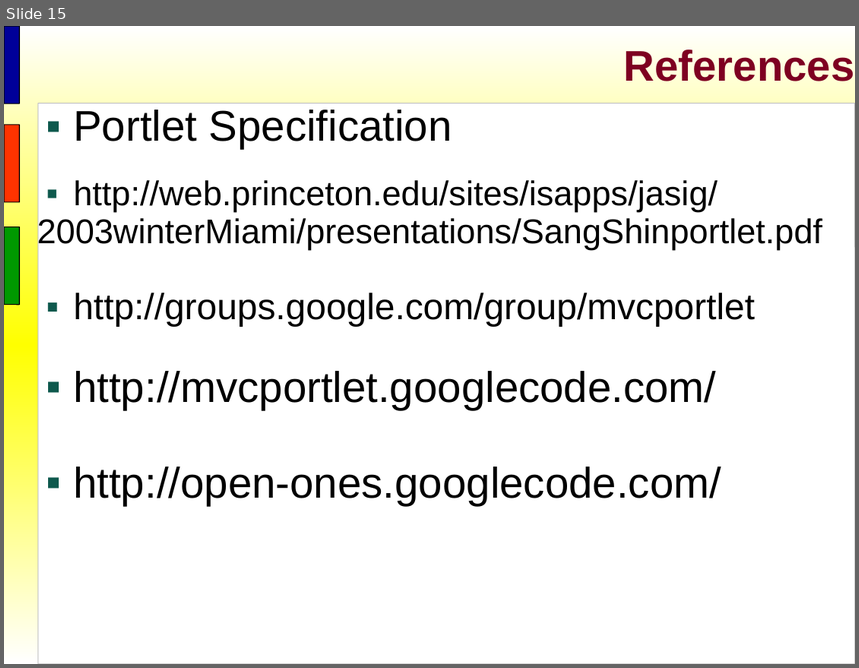
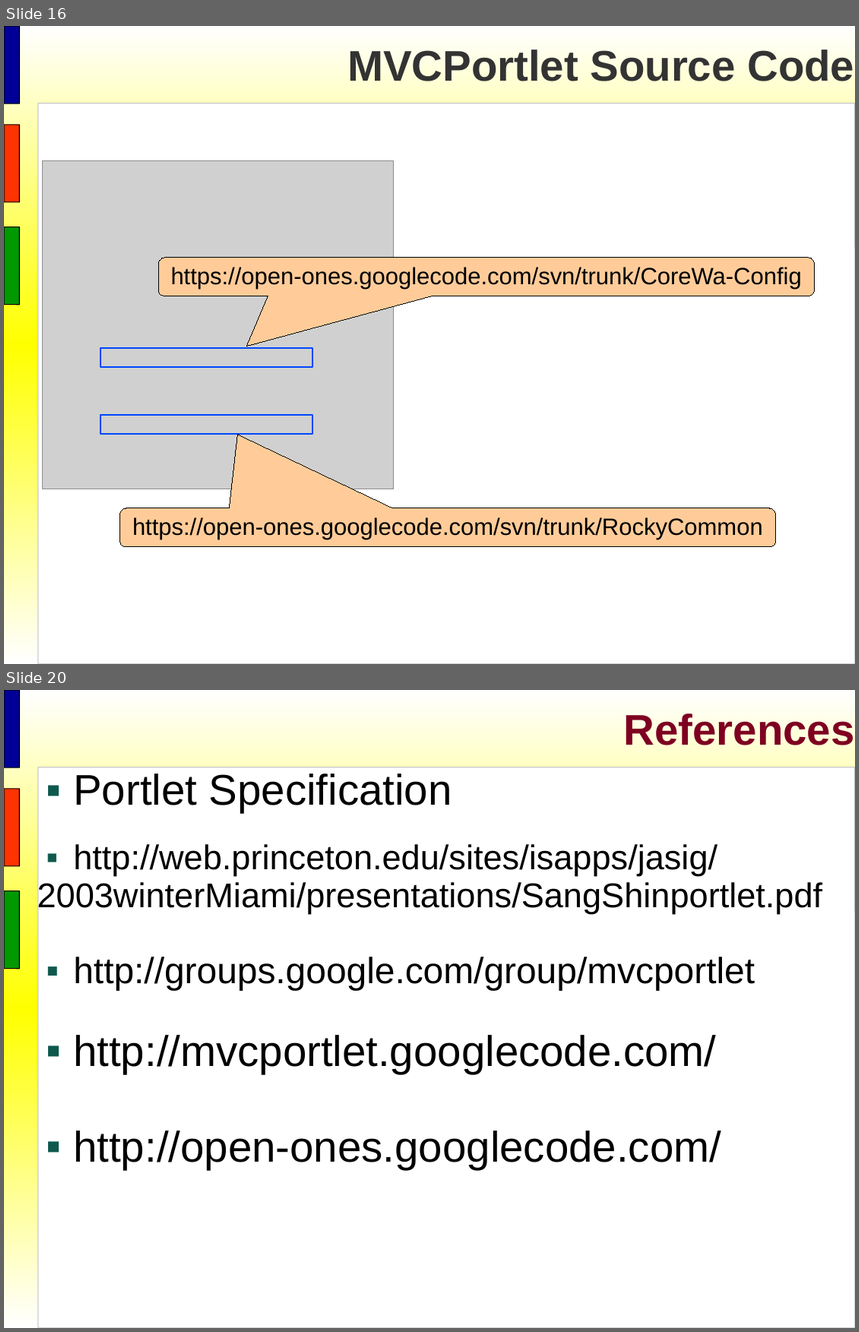
Before and after one commit to shindo59/open-ones, a slide deck: trunk/Training Material/MVC in Portlet/OOG_MVC in Portlet.odp. Shown one above the other, each under a label of ours: slide 15 before the commit, slides 16 and 20 after it; the slides between them are not shown. The pictures are 859x668 and 859x1332 pixels, drawn with LibreOffice and Linux fonts; fonts in the diff are those of the drawing; grey boxes stand for pictures; background and template pictures are left out. Boxes give left, top, right and bottom in pixels: in the first picture for what was removed or moved away, otherwise in the second. Text is boxed around its words. In the diff, an @@ line names an element or a change of style, - is before the commit and + after.

Commit message:
Add slides for source code introduction

```diff
--- a/trunk/Training Material/MVC in Portlet/OOG_MVC in Portlet.odp
+++ b/trunk/Training Material/MVC in Portlet/OOG_MVC in Portlet.odp
@@ slide 16 added at [4,26,855,664], background gradient #FFFFFF to #FFFF00; not listed: 4 template elements that a slide beside it also shows @@
@@ title added at [348,50,854,81], 40 pt, text #333333, bold @@
+MVCPortlet Source Code
@@ picture added at [43,161,393,490] @@
@@ rounded speech box added at [158,258,815,297], fill #FFCC99, outline #000000 0 pt, 22 pt, text #000000 @@
+https://open-ones.googlecode.com/svn/trunk/CoreWa-Config
@@ rectangle added at [101,348,313,367], outline #0047FF 1.45 pt @@
@@ rectangle added at [101,415,313,435], outline #0047FF 1.45 pt @@
@@ rounded speech box added at [120,509,776,547], fill #FFCC99, outline #000000 0 pt, 22 pt, text #000000 @@
+https://open-ones.googlecode.com/svn/trunk/RockyCommon
@@ what was slide 15 is now slide 20 @@
```
Also in this commit, not shown: 1 slide changed, 4 other slides added.
